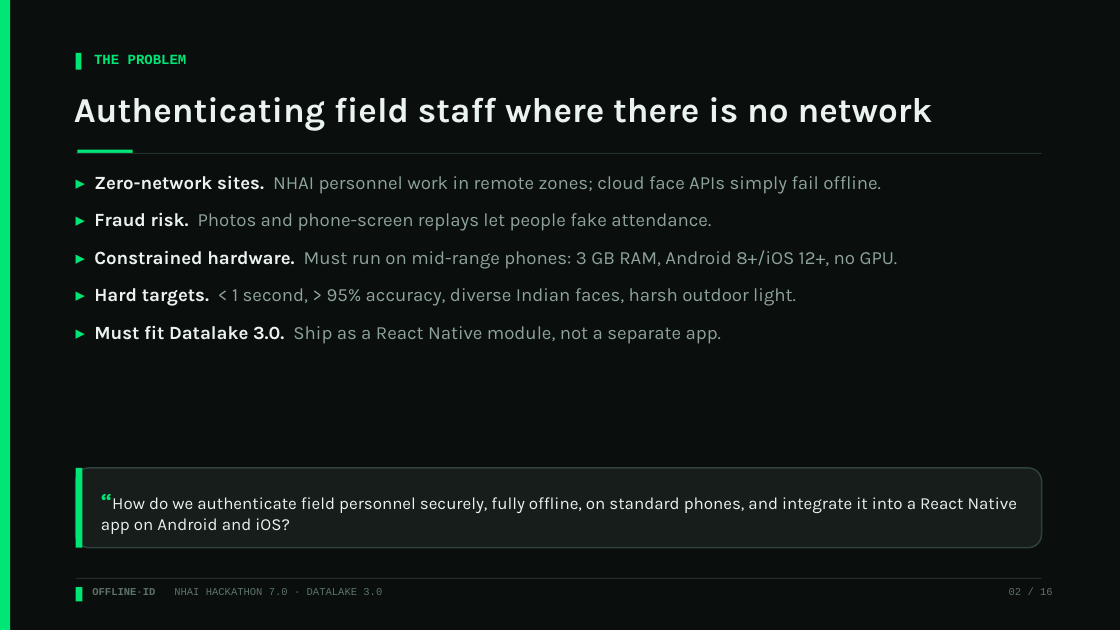
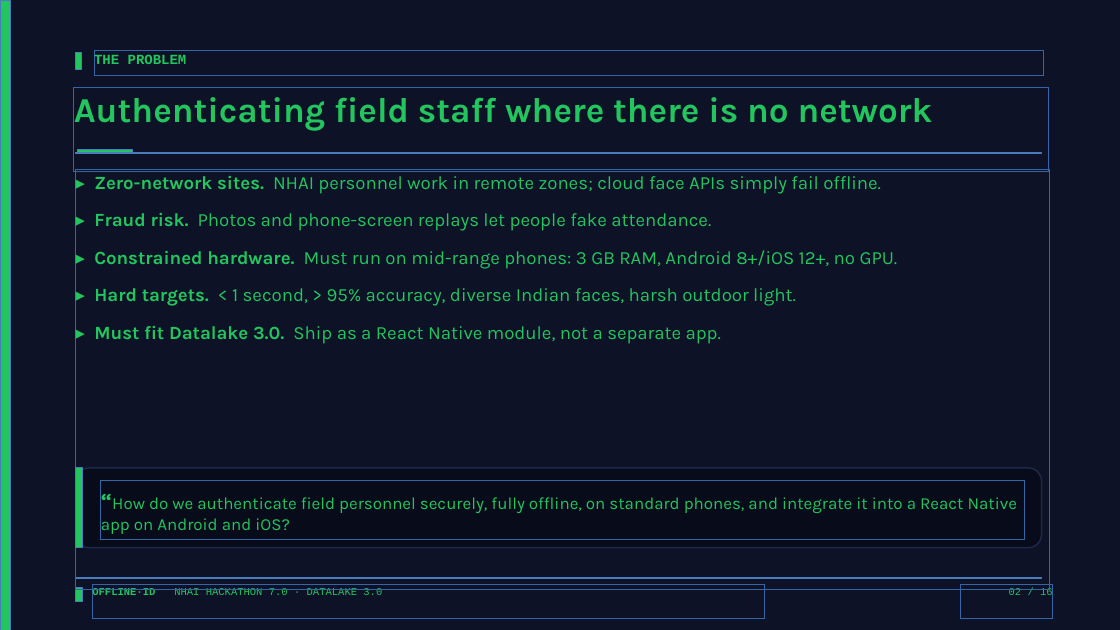
Before and after one commit to moneytosms/offlineid, a slide deck: slide 2 of submission/OfflineID_Hackathon7.pptx. Drawn at 1120x630 pixels with LibreOffice and Linux fonts; fonts in the diff are those of the drawing. Boxes give left, top, right and bottom in pixels: in the first picture for what was removed or moved away, otherwise in the second. Text is boxed around its words. In the diff, an @@ line names an element or a change of style, - is before the commit and + after.

Commit message:
style: restyle PPTX and PDF to Deep Navy/Sky Blue theme

```diff
--- a/submission/OfflineID_Hackathon7.pptx
+++ b/submission/OfflineID_Hackathon7.pptx
@@ background #0A0E0D to #0D1226 @@
@@ text "THE PROBLEM" at (94, 54, 187, 69): text colour #00E676 to #22C55E @@
@@ text "Authenticating field staff where there ..." at (74, 97, 933, 131): text colour #EAF3EF to #22C55E @@
@@ text "▸ Zero-network sites. NHAI personnel ..." at (94, 176, 898, 344): text colour #00E676 to #22C55E in "▸", "▸", "▸", "▸" and 1 more places; text colour #EAF3EF to #22C55E in "Zero-network sites.", "Fraud risk.", "Constrained hardware.", "Hard targets." and 1 more places; text colour #8DA39B to #22C55E in "NHAI personnel work in remote zones; cloud ...", "Photos and phone-screen replays let people fake ...", "Must run on mid-range phones: 3 GB ...", "< 1 second, > 95% accuracy, diverse ..." and 1 more places @@
@@ rectangle at (76, 153, 1042, 154): fill #22302B to #080C1A @@
@@ fill #00E676 to #22C55E in 5 elements at (0, 0, 10, 630), (76, 587, 82, 602), (76, 53, 82, 70), (77, 150, 133, 154), (76, 468, 82, 548) @@
@@ rounded rectangle at (76, 468, 1042, 548): fill #161D1A to #080C1A; outline #2F423B 1.25 pt to #1E2847 1.25 pt @@
@@ text "“How do we authenticate field ..." at (101, 497, 1017, 534): text colour #00E676 to #22C55E in "“How"; text colour #EAF3EF to #22C55E @@
@@ rectangle at (76, 578, 1042, 579): fill #22302B to #080C1A @@
@@ text "OFFLINE·ID NHAI HACKATHON 7.0 · ..." at (92, 587, 382, 598): text colour #5C726A to #22C55E @@
@@ text "02 / 16" at (1009, 587, 1053, 598): text colour #5C726A to #22C55E @@
```
Also in this commit, not shown: 16 other slides changed, 1 other file.
